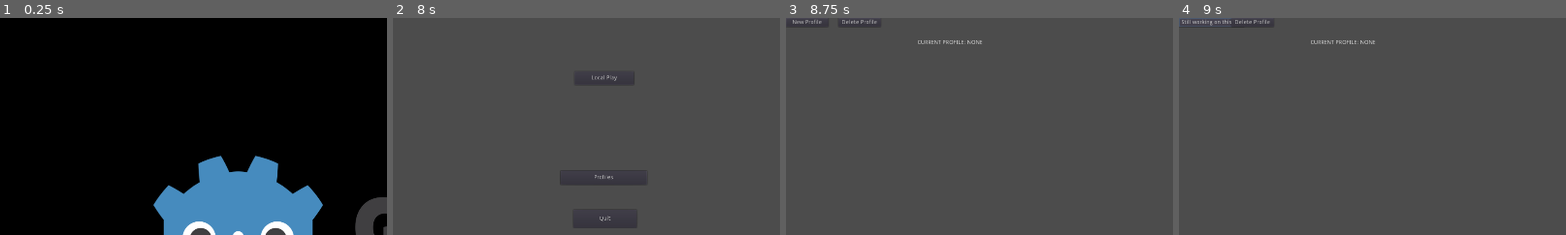
Above: before the commit, frames 1-4 (left to right).
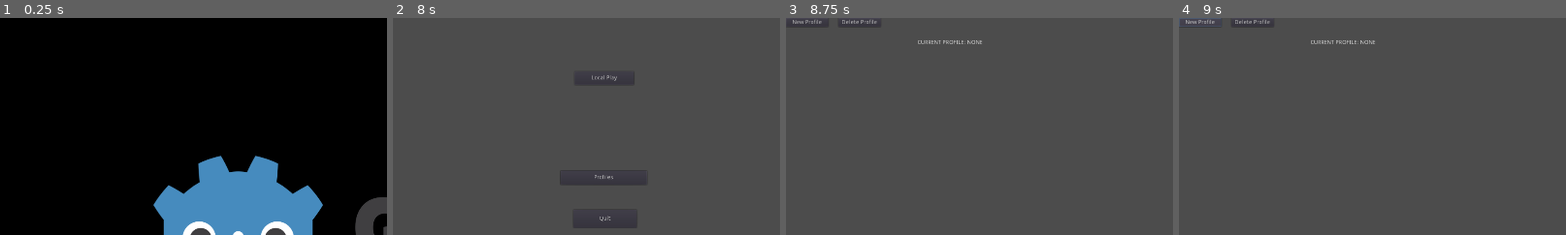
Above: after the commit, the same moments.

Repository: JustinWinningham/ProjectPaintmixer
Game: Godot game, scene res://Scenes/Splash_Screens/Splash_GODOT.tscn
Same seed, same stepped clock (60 frames per second), same inputs: the game is played once before the commit and once after it. The engine's default icon, where the game draws it, is replaced by a stand-in: a white triangle on a blue panel in a dark square.
Inputs:
- Up to frame 1 (0.25 s): no input
- Up to frame 2 (8 s): tap Enter at 0.5, 2, 3.5 s; tap Space at 1.25, 2.75 s
- Up to frame 3 (8.75 s): click "Profiles" at 8 s
- Up to frame 4 (9 s): click "New Profile" at 8.75 s
The pictures show only the part of the screen within x 0-50%, y 0-50%; the shares and areas given below are measured in that part.

Frames 1-3 are identical in both runs. In frame 4, 0.1% of the frame differs, in the area x 0-14%, y 0-4%.

Commit message:
Progess on profile creation scene and scripts
Started work on the create profile flow

Diff:
--- /dev/null
+++ b/Scenes/Menus/New_Profile_Menu.tscn
@@ -0,0 +1,34 @@
+[gd_scene load_steps=2 format=2]
+
+[ext_resource path="res://Scripts/NewProfileMenu.gd" type="Script" id=1]
+
+[node name="New_Profile_Menu" type="Control"]
+anchor_right = 1.0
+anchor_bottom = 1.0
+script = ExtResource( 1 )
+__meta__ = {
+"_edit_use_anchors_": false
+}
+scenePath = "res://Scenes/Menus/Profile_Picker.tscn"
+
+[node name="Name_Input" type="TextEdit" parent="."]
+margin_left = 45.0
+margin_top = 40.0
+margin_right = 390.0
+margin_bottom = 119.0
+text = "Your Name here!"
+__meta__ = {
+"_edit_use_anchors_": false
+}
+
+[node name="Create_Profile_Button" type="Button" parent="."]
+margin_left = 517.0
+margin_top = 298.0
+margin_right = 762.0
+margin_bottom = 371.0
+text = "C R E A T E"
+__meta__ = {
+"_edit_use_anchors_": false
+}
+[connection signal="text_changed" from="Name_Input" to="." method="_on_Name_Input_text_changed"]
+[connection signal="pressed" from="Create_Profile_Button" to="." method="_on_Create_Profile_Button_pressed"]
--- a/Scenes/Menus/Profile_Picker.tscn
+++ b/Scenes/Menus/Profile_Picker.tscn
@@ -2,7 +2,7 @@
 
 [ext_resource path="res://Scripts/Profile_Picker.gd" type="Script" id=1]
 [ext_resource path="res://Scripts/ActiveProfileLabel.gd" type="Script" id=2]
-[ext_resource path="res://Scripts/NewProfileButton.gd" type="Script" id=3]
+[ext_resource path="res://Scripts/ButtonChangeScene.gd" type="Script" id=3]
 
 [node name="Profile_Picker" type="Control"]
 anchor_right = 1.0
--- /dev/null
+++ b/Scripts/NewProfileMenu.gd
@@ -0,0 +1,32 @@
+extends Node
+
+export(String) var scenePath
+
+var canCreate = true
+var playerName = "default"
+var op1 = 1
+var op2 = 1
+var op3 = 1
+var op4 = 1
+
+var unlocks1 = [] # populate with unlock states for op1
+var unlocks2 = [] # populate with unlock states for op2
+var unlocks3 = [] # populate with unlock states for op3
+var unlocks4 = [] # populate with unlock states for op4
+
+
+func _ready():
+	# Populate unlock states from GLOBAL settings. Maybe just move those variables there?
+	pass
+
+
+func _on_Create_Profile_Button_pressed():
+	if(canCreate):
+		get_tree().change_scene(scenePath)
+		if get_tree().paused:
+			get_tree().paused = false
+	pass
+
+
+func _on_Name_Input_text_changed():
+	playerName = $Name_Input.text
--- a/Templates/CreateProfileTemplate.tscn
+++ /dev/null
@@ -1,13 +0,0 @@
-[gd_scene format=2]
-
-[node name="CreateProfile" type="Control"]
-anchor_right = 1.0
-anchor_bottom = 1.0
-__meta__ = {
-"_edit_use_anchors_": false
-}
-
-[node name="NameField" type="TextEdit" parent="."]
-margin_right = 376.0
-margin_bottom = 46.0
-text = "Name"
